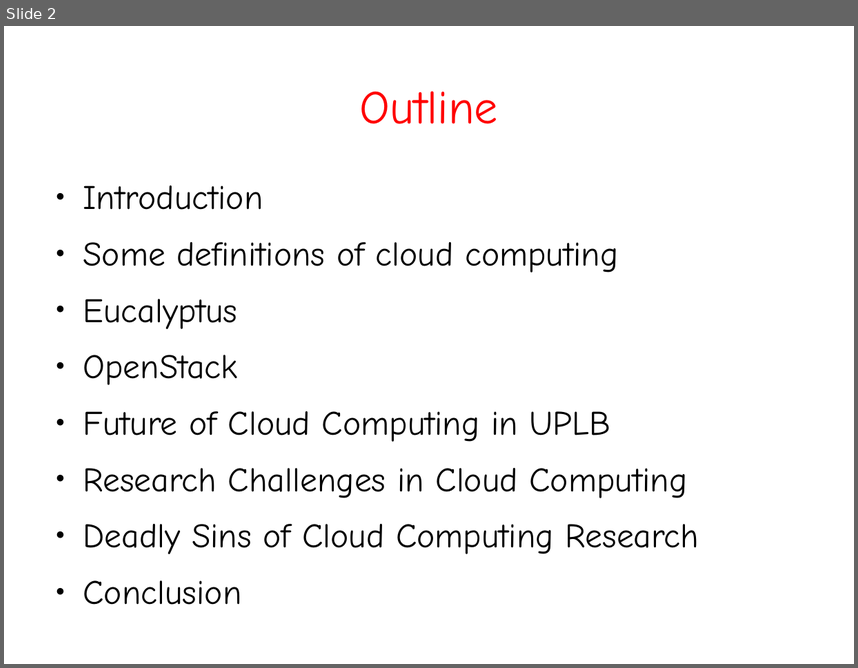
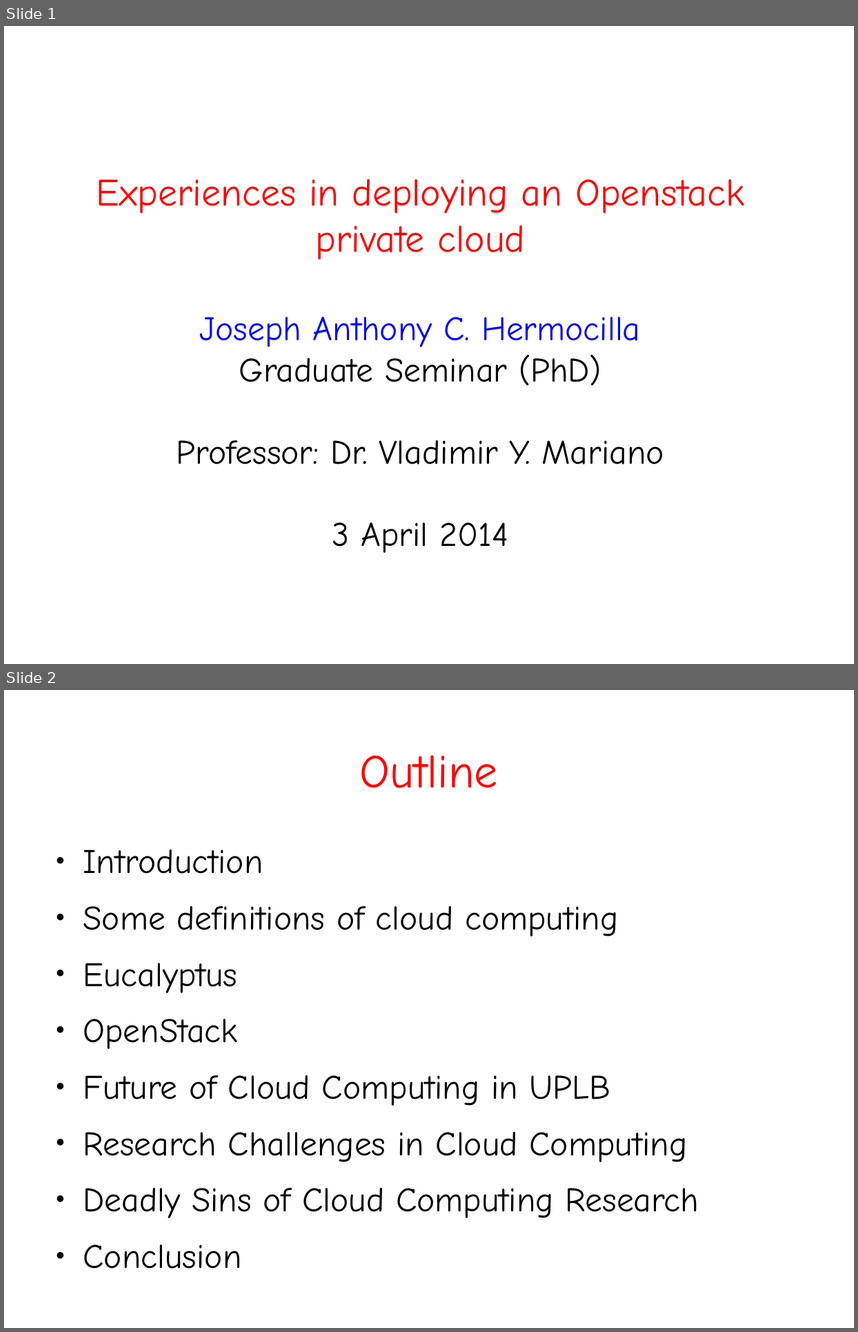
Before and after one commit to aanovelo/cmsc-137-ab5l-project, a slide deck: jach-phd/seminars/CMSC399-2-slides.odp. Shown one above the other, each under a label of ours: slide 2 before the commit, slides 1 and 2 after it. The pictures are 858x668 and 858x1332 pixels, drawn with LibreOffice and Linux fonts; fonts in the diff are those of the drawing. Boxes give left, top, right and bottom in pixels: in the first picture for what was removed or moved away, otherwise in the second. Text is boxed around its words. In the diff, an @@ line names an element or a change of style, - is before the commit and + after.

```diff
--- a/jach-phd/seminars/CMSC399-2-slides.odp
+++ b/jach-phd/seminars/CMSC399-2-slides.odp
@@ slide 1 added at [4,26,854,664], background #FFFFFF @@
@@ subtitle added at [96,178,744,552], 32 pt, text #000000 @@
+Experiences in deploying an Openstack private cloud
+Joseph Anthony C. Hermocilla
+Graduate Seminar (PhD)
+Professor: Dr. Vladimir Y. Mariano
+3 April 2014
```
Also in this commit, not shown: 2 other slides added, 23 slides removed.
